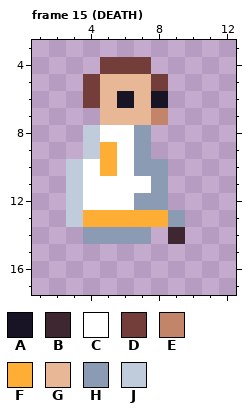
Pixel-art file: assets/art/units/enemy/priest/priest.aseprite. The first picture shows the starting point.
18x18 pixels, 18 frames. Shown: frame 15 (DEATH): x 1..12, y 3..17. The old version is drawn lined up with the new one. The commit also changed other frames, which this record leaves out.
Palette (. is transparent): A #181425  B #3e2731  C #ffffff  D #733e39  E #c28569  F #feae34  G #e8b796  H #8b9bb4  J #c0cbdc
Pixels before, frame 15 (DEATH), first column x 3:
 4 ..DDD..
 5 .DGGGD.
 6 .DGAGA.
 7 ..GGGE.
 8 .JCCH..
 9 .JFCH..
10 JCFCHH.
11 JCCCCH.
12 JCCCHH.
13 JFFFFFH
14 .HHHH.B
The same view after the edit:
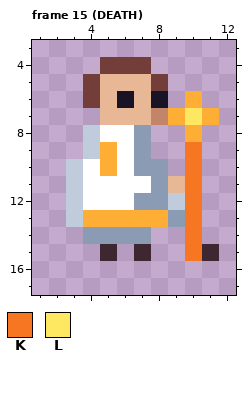
Colours new in this view: K #f77622  L #fee761
The edit:
whole drawing moved by -1,-1 (the old picture is shown already moved)
Changed rows in their new state; - is an unchanged pixel.
Frame 15 (DEATH):
first column x 5:
 6 -----F-
 7 ----FLF
 8 -----F-
 9 -----K-
10 -----K-
11 ----GK-
12 ----JK-
13 -----K-
14 ----.K-
15 B-B--KB
